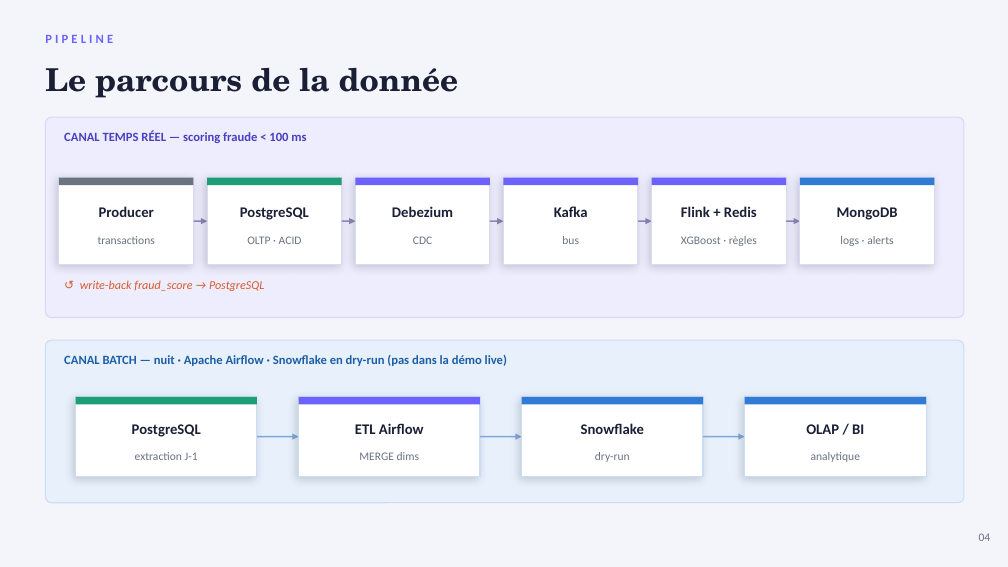
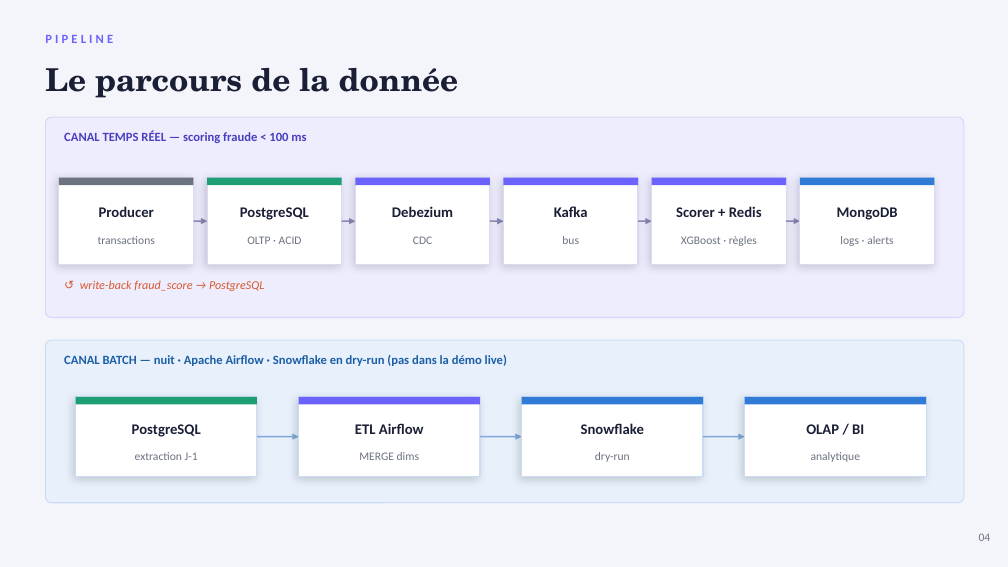
Before and after one commit to PDUCLOS/BLOC2-STRIPE, a slide deck: slide 5 of presentation/stripe_presentation_bloc2.pptx. Drawn at 1008x567 pixels with LibreOffice and Linux fonts; fonts in the diff are those of the drawing. Boxes give left, top, right and bottom in pixels: in the first picture for what was removed or moved away, otherwise in the second. Text is boxed around its words. In the diff, an @@ line names an element or a change of style, - is before the commit and + after.

```diff
--- a/presentation/stripe_presentation_bloc2.pptx
+++ b/presentation/stripe_presentation_bloc2.pptx
@@ text at [676,206,762,217]: text changed @@
-Flink + Redis
+Scorer + Redis
```
Also in this commit, not shown: 1 other slide changed, 10 other files.
